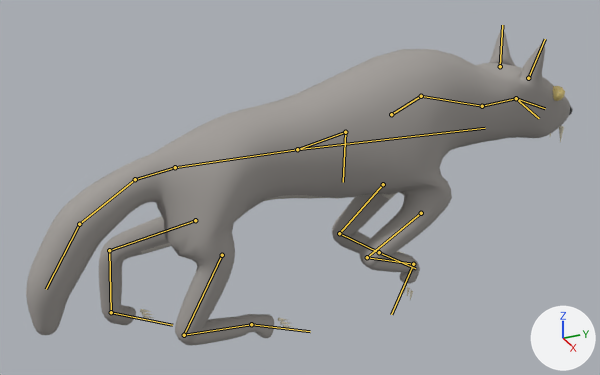
The glTF model creatures/models/wolf.gltf as it was, and as the next commit left it.
Before and after are seen from a 50 mm lens placed at (2.188, -1.006, 1.535), pointed at (-0.037, -0.005, 0.422). Every picture has the same lights, and +X, +Y and +Z are marked at lower right. The first picture is the older version. Both versions are drawn at frame 18 of the action 'stalk'; the numbers are the values there. The bones that change, and the others that lie on the model, are drawn over the model as lines.

Objects in the first picture: 'wolf'.
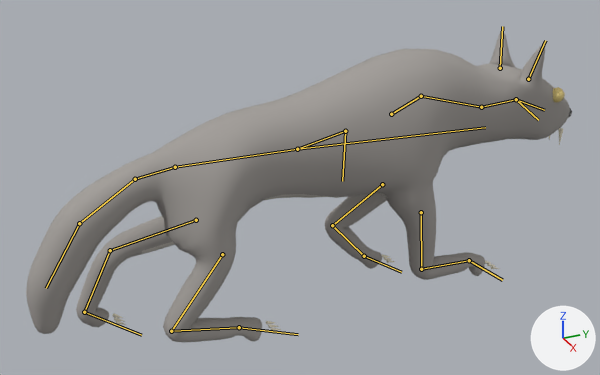
The change in detail:
Bone 'lower_hl_l' (bone_lower_hl_l) turns from (5, -1, -3) to (-18, -1, -3) degrees about its own x, y and z.
Bone 'paw_hl_l' (bone_paw_hl_l) turns from (24, 1, 1) to (36, 1, 2) degrees about its own x, y and z.
Bone 'upper_hl_r' (bone_upper_hl_r) turns from (25, 0, 0) to (16, 0, 0) degrees about its own x, y and z.
Bone 'lower_hl_r' (bone_lower_hl_r) turns from (39, 1, 3) to (41, 1, 3) degrees about its own x, y and z.
Bone 'paw_hl_r' (bone_paw_hl_r) turns from (-60, -2, 2) to (-53, -3, 2) degrees about its own x, y and z.
Bone 'upper_fl_l' (bone_upper_fl_l) turns from (-34, 0, 2) to (-45, 0, 2) degrees about its own x, y and z.
Bone 'lower_fl_l' (bone_lower_fl_l) turns from (82, 0, -3) to (79, 0, -3) degrees about its own x, y and z.
Bone 'paw_fl_l' (bone_paw_fl_l) turns from (-46, 2, 0) to (-32, 2, 0) degrees about its own x, y and z.
Bone 'upper_fl_r' (bone_upper_fl_r) turns from (-43, 0, 2) to (20, 0, 2) degrees about its own x, y and z.
Bone 'lower_fl_r' (bone_lower_fl_r) turns from (105, 0, 3) to (59, 0, 3) degrees about its own x, y and z.
Bone 'paw_fl_r' (bone_paw_fl_r) turns from (-140, -4, 2) to (-81, -3, 3) degrees about its own x, y and z.

Pixel boxes [x1, y1, x2, y2] of what changed, in the pictures (600 x 375 px):
'wolf', posed
    before: [26, 31, 573, 345]
    after: [26, 32, 572, 342]
bone 'lower_hl_l', root to tip
    before: (109, 250) to (111, 312)
    after: (110, 250) to (84, 312)
bone 'paw_hl_l', root to tip
    before: (111, 312) to (172, 325)
    after: (84, 312) to (141, 335)
bone 'upper_hl_r', root to tip
    before: (222, 255) to (184, 335)
    after: (222, 254) to (171, 331)
bone 'lower_hl_r', root to tip
    before: (184, 335) to (251, 324)
    after: (171, 331) to (239, 327)
bone 'paw_hl_r', root to tip
    before: (251, 324) to (310, 331)
    after: (239, 327) to (298, 334)
bone 'upper_fl_l', root to tip
    before: (383, 184) to (339, 233)
    after: (382, 184) to (332, 225)
bone 'lower_fl_l', root to tip
    before: (339, 233) to (379, 252)
    after: (332, 225) to (364, 256)
bone 'paw_fl_l', root to tip
    before: (379, 252) to (415, 268)
    after: (364, 256) to (401, 272)
bone 'upper_fl_r', root to tip
    before: (421, 213) to (367, 257)
    after: (421, 212) to (421, 269)
bone 'lower_fl_r', root to tip
    before: (367, 257) to (413, 264)
    after: (421, 269) to (469, 260)
bone 'paw_fl_r', root to tip
    before: (413, 264) to (391, 314)
    after: (469, 260) to (502, 280)
